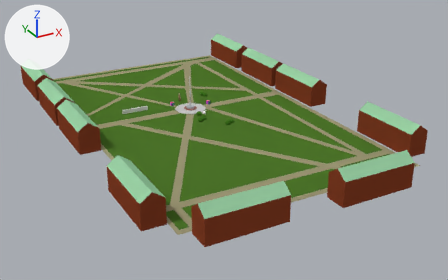
Renders of the Blender file university.blend from each side of a commit.
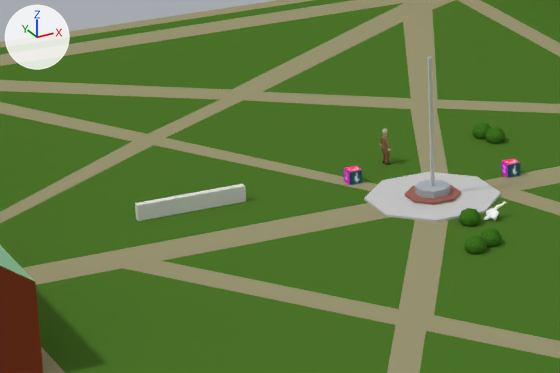
Each version appears first whole from a 50 mm lens placed at (-153.0, -309.0, 134.5), pointed at (5.4, -20.9, -9.5), and next in a close-up on the part from 20% to 49% of the width and 23% to 53% of the height. The lights are fixed; the arrows at upper left show +X, +Y and +Z.

Objects in the first close-up: 'Flagpole', 'Goose', 'UniBldg', 'UniFloor', 'Wall'.
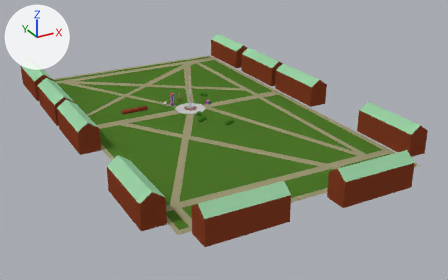
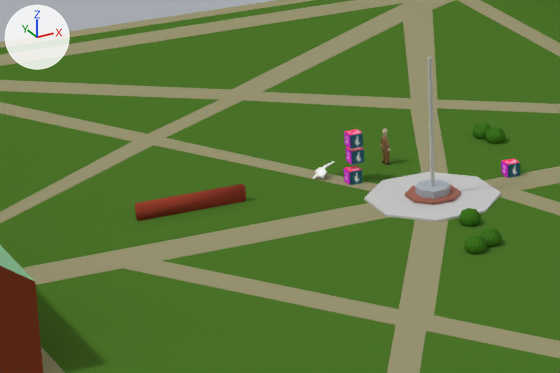
The change, as JSON lines over the scene's bpy script:
```json
{"op": "add", "block": "img_wall", "code": ["img_wall = load_image('wall', '_unpacked/wall', 32, 32, 'sRGB')"]}
{"op": "add", "block": "img_testcubetex_bmp_003", "code": ["img_testcubetex_bmp_003 = load_image('testCubeTex.bmp.003', 'testCubeTex.bmp', 32, 32, 'sRGB')"]}
{"op": "add", "block": "img_testcubetex_bmp_002", "code": ["img_testcubetex_bmp_002 = load_image('testCubeTex.bmp.002', 'testCubeTex.bmp', 32, 32, 'sRGB')"]}
{"op": "add", "block": "mat_material_020", "code": ["mat_material_020 = principled_material('Material.020')", "mat_material_020.texture = img_wall", "mat_material_020.roughness = 0.0", "mat_material_020.specular_ior_level = 0.0"]}
{"op": "add", "block": "mat_material_022", "code": ["mat_material_022 = principled_material('Material.022')", "mat_material_022.texture = img_testcubetex_bmp_003", "mat_material_022.roughness = 0.683"]}
{"op": "add", "block": "mat_material_021", "code": ["mat_material_021 = principled_material('Material.021')", "mat_material_021.texture = img_testcubetex_bmp_002", "mat_material_021.roughness = 0.683"]}
{"block": "me_cube_012", "where": "me_cube_012.from_pydata(...)  # 8 vertices, 6 faces; spans x -7.9..7.9, y -0.5..0.5, z -1.8..0.6"}
{"block": "me_cube_012", "where": "# used by ob_wall; location = (-31.33, 23.04, 1.65)"}
{"block": "me_cube_012", "change": "me_cube_012 part 1: edges marked sharp go from 0 to 12"}
{"op": "add", "block": "me_cube_012", "code": "me_cube_012.materials.append(mat_material_020)  # picture img_wall"}
{"op": "add", "block": "me_cube_015", "code": ["me_cube_015 = bpy.data.meshes.new('Cube.015')", "me_cube_015.from_pydata(...)  # a box spanning x -1.0..1.0, y -1.0..1.0, z -1.0..1.0", "me_cube_015.materials.append(mat_material_022)  # picture img_testcubetex_bmp_003"]}
{"op": "add", "block": "me_cube_014", "code": ["me_cube_014 = bpy.data.meshes.new('Cube.014')", "me_cube_014.from_pydata(...)  # a box spanning x -1.0..1.0, y -1.0..1.0, z -1.0..1.0", "me_cube_014.materials.append(mat_material_021)  # picture img_testcubetex_bmp_002"]}
{"op": "set", "path": "ob_goose.location", "old": "(3.64, 0.0, 0.0)", "new": "(-10.29, 26.17, 0.0)"}
{"op": "add", "block": "ob_homeworkitem_002", "code": ["ob_homeworkitem_002 = bpy.data.objects.new('HomeworkItem.002', me_cube_015)", "ob_homeworkitem_002.location = (-7.09, 21.94, 6.53)", "ob_homeworkitem_002.rotation_euler = (1.571, 0.0, 0.0)  # degrees (90, 0, 0)"]}
{"op": "add", "block": "ob_homeworkitem_001", "code": ["ob_homeworkitem_001 = bpy.data.objects.new('HomeworkItem.001', me_cube_014)", "ob_homeworkitem_001.location = (-6.51, 23.01, 3.71)", "ob_homeworkitem_001.rotation_euler = (1.571, 0.0, 0.0)  # degrees (90, 0, 0)"]}
```

Boxes (x1, y1, x2, y2) around the edits, measured in the close-ups (560 x 373 px):
```json
{"object": "Wall", "change": "recoloured, shading changed", "before": [135, 184, 246, 221], "after": [135, 184, 246, 221], "on screen": "grey to red"}
{"object": "HomeworkItem.002", "change": "added", "after": [344, 129, 363, 149]}
{"object": "Goose", "change": "moved", "before": [483, 202, 506, 221], "after": [312, 161, 335, 180]}
{"object": "HomeworkItem.001", "change": "added", "after": [345, 147, 365, 165]}
```
